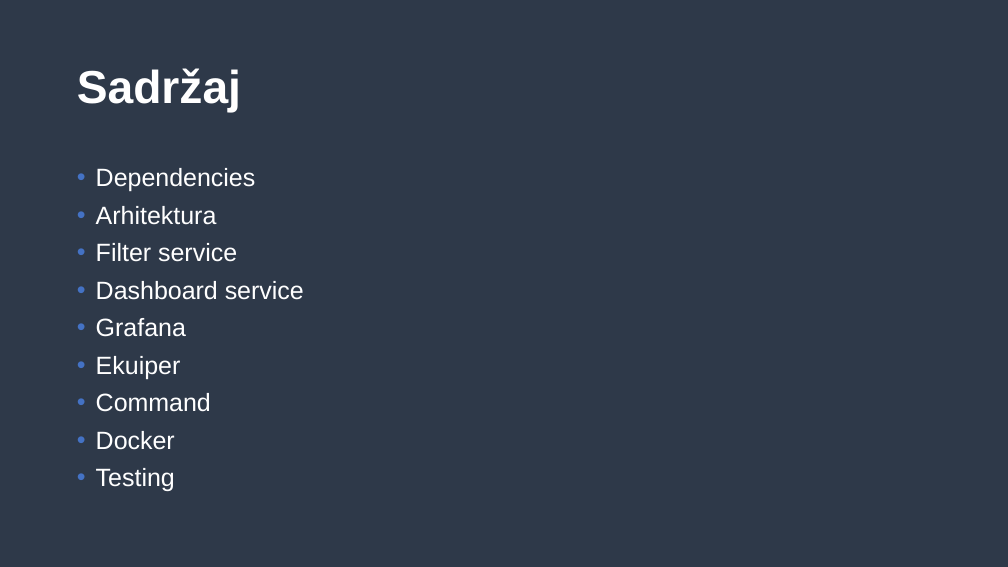
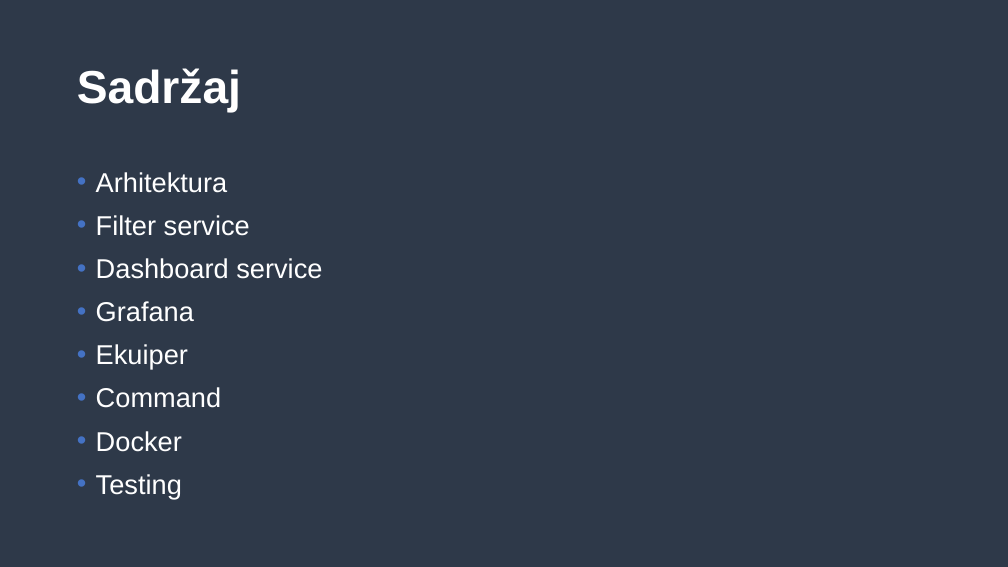
Before and after one commit to deutschah/IOT3, a slide deck: slide 2 of IOT3.pptx. Drawn at 1008x567 pixels with LibreOffice and Linux fonts; fonts in the diff are those of the drawing; background and template pictures are left out. Boxes give left, top, right and bottom in pixels: in the first picture for what was removed or moved away, otherwise in the second. Text is boxed around its words. In the diff, an @@ line names an element or a change of style, - is before the commit and + after.

```diff
--- a/IOT3.pptx
+++ b/IOT3.pptx
@@ text "Arhitektura" at [96,172,322,499]: size 23.8 to 25.9 pt; line spacing 0.9 to 1 @@
@@ text at [96,168,256,191]: paragraph removed @@
-• Dependencies
```
Also in this commit, not shown: 5 other slides changed, 3 slides added, 2 slides removed.
